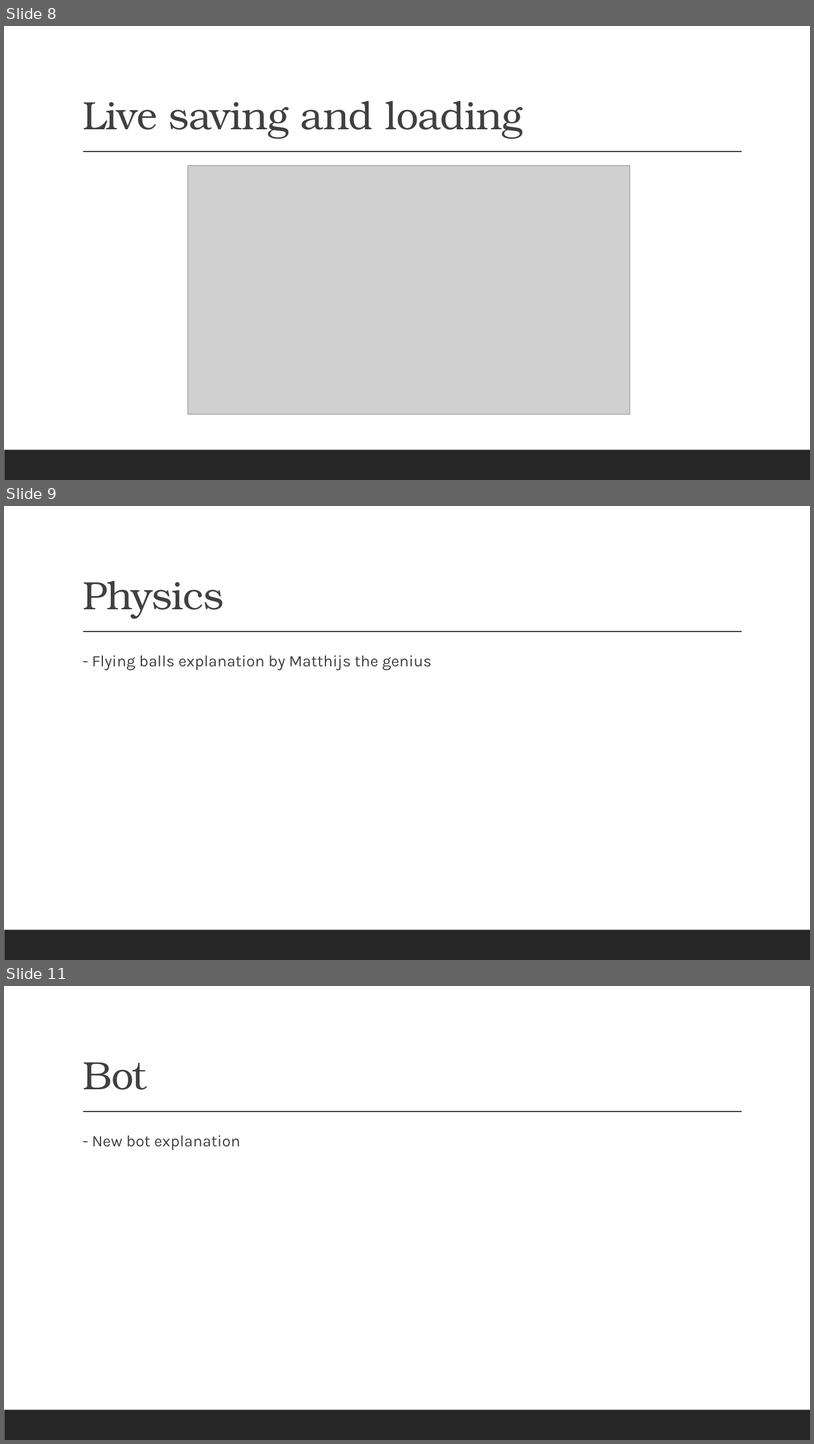
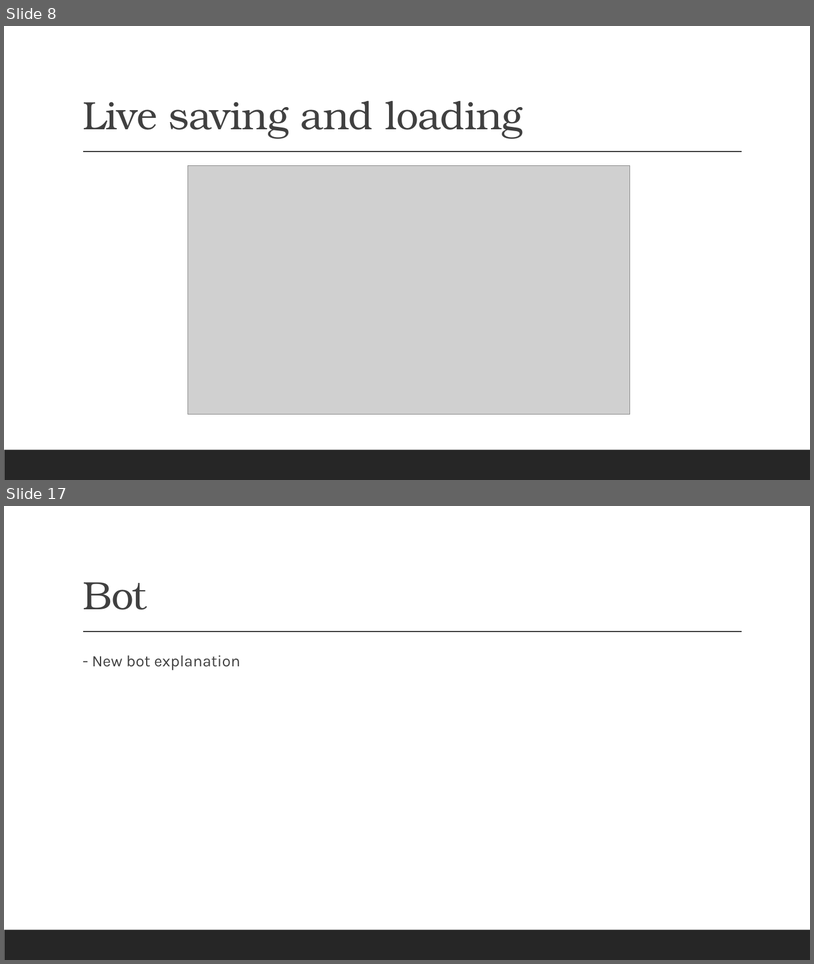
Before and after one commit to renesteeman/Project1-2_Group4, a slide deck: 04-PresentationThirdPhase.pptx. Shown one above the other, each under a label of ours: slides 8, 9 and 11 before the commit, slides 8 and 17 after it; the slides between them are not shown. The pictures are 814x1444 and 814x964 pixels, drawn with LibreOffice and Linux fonts; fonts in the diff are those of the drawing; grey boxes stand for pictures. Boxes give left, top, right and bottom in pixels: in the first picture for what was removed or moved away, otherwise in the second. Text is boxed around its words. In the diff, an @@ line names an element or a change of style, - is before the commit and + after.

Commit message:
Presentation: physics update

```diff
--- a/04-PresentationThirdPhase.pptx
+++ b/04-PresentationThirdPhase.pptx
@@ slide 9 removed at box(4, 506, 810, 960), background #FFFFFF; not listed: 2 template elements that a slide beside it also shows @@
@@ title removed at box(83, 581, 224, 619) @@
-Physics
@@ text removed at box(92, 655, 432, 670) @@
-  - Flying balls explanation by Matthijs the genius
@@ what was slide 11 is now slide 17 @@
```
Also in this commit, not shown: 8 slides added, 1 other slide removed.
